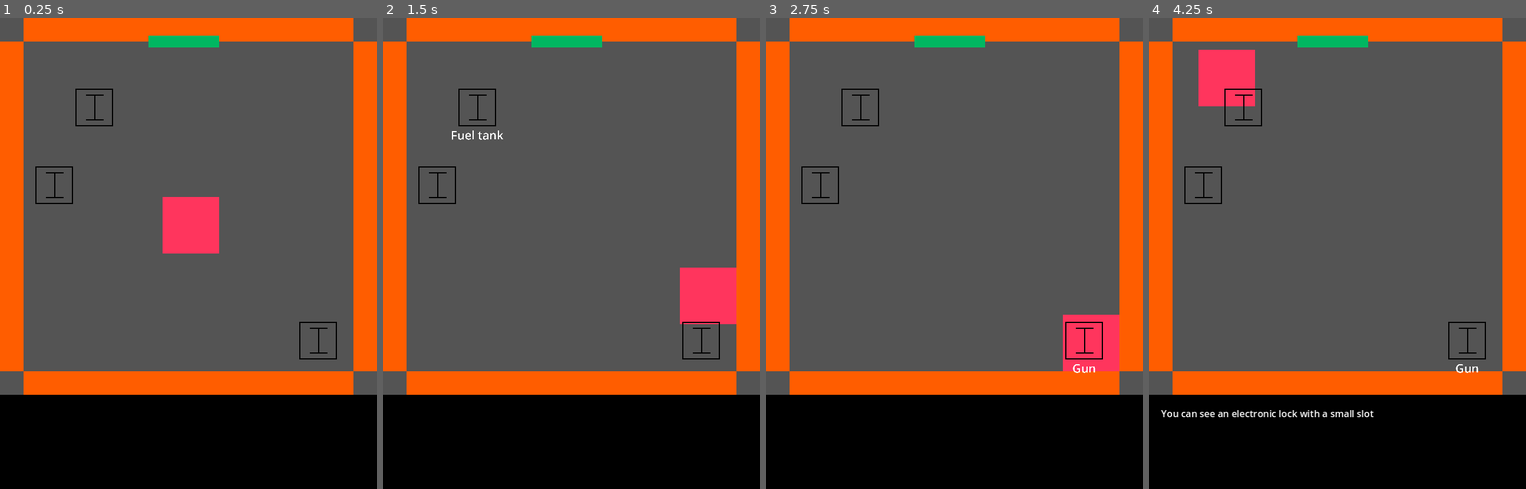
Above: before the commit, frames 1-4 (left to right).
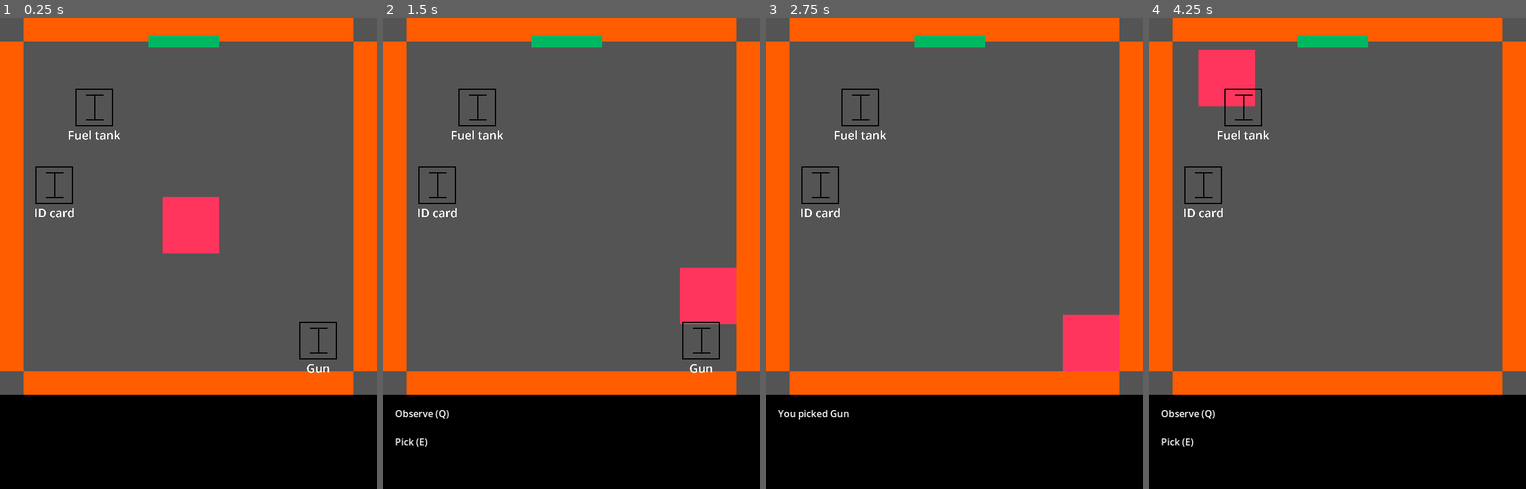
Above: after the commit, the same moments.

Repository: Kehos/ldjam54-limitedspace
Game: Godot game, scene res://scenes/Game/Game.tscn
The game is run twice, just before and just after one commit, with the same random seed, the same clock (stepped at 60 frames per second) and the same inputs.
Inputs (mouse positions are in pixels of both pictures, inside the frame that each line leads up to):
- Up to frame 1 (0.25 s): no input
- Up to frame 2 (1.5 s): tap Enter at 0.5 s; move the mouse to (435, 187) at 0.52 s; hold Right (ui_right) 0.53-1.28 s; tap E (interact) at 0.6 s; tap Q (observe) at 0.8, 1.35 s; tap Space at 1.25 s; move the mouse to (477, 107) at 1.27 s; hold Down (ui_down) from 1.28 s (still down)
- Up to frame 3 (2.75 s): tap E (interact) at 1.55, 2.1 s; tap Enter at 2 s; move the mouse to (1082, 338) at 2.02 s; release Down (ui_down) at 2.03 s; hold Right (ui_right) from 2.03 s (still down); tap Q (observe) at 2.3 s
- Up to frame 4 (4.25 s): tap Space at 2.75 s; move the mouse to (1318, 347) at 2.77 s; release Right (ui_right) at 2.78 s; hold Up (ui_up) 2.78-3.53 s; tap Q (observe) at 2.85, 3.8 s; tap E (interact) at 3.05, 3.6 s; move the mouse to (1450, 324) at 3.52 s; hold Left (ui_left) from 3.53 s (still down)

The runs differ from the first frame. In frame 1, 0.2% of the frame differs, in the area x 9-88%, y 23-76%; in frame 2, 0.3%; in frame 3, 0.5%; in frame 4, 0.9%, in the area x 3-90%, y 23-92%.

Commit message:
Pick and drop items

Diff:
--- a/scenes/Game/Game.tscn
+++ b/scenes/Game/Game.tscn
@@ -72,6 +72,15 @@
 Interact (E)"
 fit_content = true
 
+[node name="ItemActionsText" type="RichTextLabel" parent="TextsContainer/MarginContainer"]
+visible = false
+layout_mode = 2
+theme_override_font_sizes/normal_font_size = 4
+text = "Observe (Q)
+
+Pick (E)"
+fit_content = true
+
 [node name="Inventory" type="PanelContainer" parent="."]
 offset_left = 120.0
 offset_top = 160.0
@@ -124,3 +133,5 @@
 
 [connection signal="door_entered" from="Player" to="." method="_on_player_door_entered"]
 [connection signal="door_exited" from="Player" to="." method="_on_player_door_exited"]
+[connection signal="item_entered" from="Player" to="." method="_on_player_item_entered"]
+[connection signal="item_exited" from="Player" to="." method="_on_player_item_exited"]
--- a/scenes/Item/BaseItem.tscn
+++ b/scenes/Item/BaseItem.tscn
@@ -12,13 +12,14 @@
 texture = ExtResource("1_it0xu")
 script = ExtResource("2_ew5n8")
 
-[node name="Area2D" type="Area2D" parent="."]
+[node name="ItemArea" type="Area2D" parent="."]
+collision_layer = 5
+collision_mask = 5
 
-[node name="CollisionShape2D" type="CollisionShape2D" parent="Area2D"]
+[node name="CollisionShape2D" type="CollisionShape2D" parent="ItemArea"]
 shape = SubResource("RectangleShape2D_kbaw6")
 
 [node name="Label" type="Label" parent="."]
-visible = false
 offset_left = -31.0
 offset_top = 16.0
 offset_right = 94.0
@@ -29,5 +30,5 @@
 horizontal_alignment = 1
 vertical_alignment = 1
 
-[connection signal="mouse_entered" from="Area2D" to="." method="_on_area_2d_mouse_entered" flags=18]
-[connection signal="mouse_exited" from="Area2D" to="." method="_on_area_2d_mouse_exited" flags=18]
+[connection signal="mouse_entered" from="ItemArea" to="." method="_on_area_2d_mouse_entered" flags=18]
+[connection signal="mouse_exited" from="ItemArea" to="." method="_on_area_2d_mouse_exited" flags=18]
--- a/scenes/Player/Player.tscn
+++ b/scenes/Player/Player.tscn
@@ -25,7 +25,7 @@
 
 [node name="Area2D" type="Area2D" parent="."]
 collision_layer = 0
-collision_mask = 8
+collision_mask = 12
 
 [node name="CollisionShape2D" type="CollisionShape2D" parent="Area2D"]
 shape = SubResource("RectangleShape2D_u5ytk")
--- a/scripts/Constants.gd
+++ b/scripts/Constants.gd
@@ -92,7 +92,7 @@
 
 var DOOR_ACTION: Array[String] = [
 	"Wasn't that login? Of course the door opens", # GOLDEN_KEY
-	"After a precise shot, the gun jams and door opens", # GUN
+	"You walk two steps backwars. After a precise shot, the gun jams and the door opens", # GUN
 	"After removing the last nail, the crowbar breaks and now it is useless", # CROWBAR
 	"You spend some time with the lockpicks, but in the end the door opens", # LOCKPICK
 	"You stick the explosive to the adhesive and stay away. There is a surprisingly small explosion and the door opens", # EXPLOSIVE
@@ -110,3 +110,4 @@
 
 # Area element names
 var DOOR_AREA_NAME: String = "DoorArea"
+var ITEM_AREA_NAME: String = "ItemArea"
--- a/scripts/Game/Game.gd
+++ b/scripts/Game/Game.gd
@@ -2,8 +2,9 @@
 
 @export var itemScene: PackedScene
 
+@onready var textContent: RichTextLabel = $TextsContainer/MarginContainer/CurrentActionText
 @onready var doorActions: RichTextLabel = $TextsContainer/MarginContainer/DoorActionsText
-@onready var textContent: RichTextLabel = $TextsContainer/MarginContainer/CurrentActionText
+@onready var itemActions: RichTextLabel = $TextsContainer/MarginContainer/ItemActionsText
 
 # Game properties
 var roomDoors = []
@@ -21,11 +22,14 @@
 # Door properties
 var doorInteractable = false
 var continueText = "Press (E) to continue"
+var doorIsOpen = false
 
 # Items propeties
 @onready var itemSpawns = $ItemSpawns.get_children()
 var spawnPointStatus = []
 @onready var itemsContainer: Node = $Items
+var itemHoveredId = -1
+var itemInteractable = false
 
 var rng = RandomNumberGenerator.new()
 
@@ -40,12 +44,18 @@
 		if Input.is_action_just_pressed("interact"):
 			interact_door()
 
+	if itemInteractable:
+		if Input.is_action_just_pressed("observe"):
+			observe_item()
+		if Input.is_action_just_pressed("interact"):
+			pick_item()
+
 func get_dungeon_properties():
 	$"/root/GameBuilder".build_game_rooms()
 	roomDoors = $"/root/GameBuilder".get_rooms()
 	roomItems = $"/root/GameBuilder".get_room_items()
 	for i in itemSpawns:
-		spawnPointStatus.append(false)
+		spawnPointStatus.append(-1)
 
 func set_current_room_properties():
 	currentRoomID = roomDoors[currentRoom]
@@ -55,7 +65,7 @@
 func spawn_items():
 	# Clean spawn points
 	for i in range(0, spawnPointStatus.size()):
-		spawnPointStatus[i] = false
+		spawnPointStatus[i] = -1
 
 	# Delete all remaining items
 	for item in itemsContainer.get_children():
@@ -70,36 +80,19 @@
 
 		# Assign items to random spawn points
 		var randomSpawnPoint = rng.randi_range(0, itemSpawns.size() - 1)
-		while spawnPointStatus[randomSpawnPoint]:
+		while spawnPointStatus[randomSpawnPoint] > -1:
 			randomSpawnPoint = rng.randi_range(0, itemSpawns.size() - 1)
-		spawnPointStatus[randomSpawnPoint] = true
+		spawnPointStatus[randomSpawnPoint] = i
 		item.position = Vector2(itemSpawns[randomSpawnPoint].position)
 
 func discard_item():
 	itemInHand = ""
 
-func _on_canvas_layer_item_picked(item):
-	if itemInHand:
-		$GameUI.drop_item(itemInHand)
-	itemInHand = item
-
-func _on_open_door_button_pressed():
-	if itemInHand == currentRoomID:
-		discard_item()
-		$GameUI/OpenDoorButton.hide()
-		if currentRoom != maxRoom:
-			$GameUI/NextRoomButton.show()
-
-func _on_next_room_button_pressed():
-	currentRoom += 1
-	set_current_room_properties()
-	$GameUI/NextRoomButton.hide()
-	$GameUI/OpenDoorButton.show()
-
 # Door
 func _on_player_door_entered():
 	doorInteractable = true
 	textContent.hide()
+	itemActions.hide()
 	doorActions.show()
 
 func _on_player_door_exited():
@@ -117,6 +110,47 @@
 		textContent.text = "You need something to interact with the door"
 	elif itemInHand == currentRoomID:
 		textContent.text = Constants.DOOR_ACTION[currentRoomID]
+		doorIsOpen = true
 	else:
 		textContent.text = "This does not work here"
 	textContent.show()
+
+# Item
+func _on_player_item_entered(id):
+	itemHoveredId = id
+	itemInteractable = true
+	textContent.hide()
+	doorActions.hide()
+	itemActions.show()
+
+func _on_player_item_exited():
+	itemHoveredId = -1
+	itemInteractable = false
+	itemActions.hide()
+
+func observe_item():
+	itemActions.hide()
+	textContent.text = Constants.ITEM_DESCRIPTION[itemHoveredId]
+	textContent.show()
+
+func pick_item():
+	itemActions.hide()
+
+	# Remove item and drop if had one in hand
+	remove_item()
+
+	# Pick item
+	itemInHand = itemHoveredId
+	itemHoveredId = -1
+	itemInteractable = false
+	textContent.show()
+	textContent.text = str("You picked ", Constants.ITEM_NAMES[itemInHand])
+
+func remove_item():
+	for i in itemsContainer.get_children():
+		if i.item_index == itemHoveredId:
+			if itemInHand > -1:
+				i.item_index = itemInHand
+				print(str("You dropped ", Constants.ITEM_NAMES[i.item_index]))
+			else:
+				i.hide()
--- a/scripts/Item/Item.gd
+++ b/scripts/Item/Item.gd
@@ -1,20 +1,6 @@
 extends Sprite2D
-
-signal show_description(description)
 
 @export var item_index: int
 
-var itemName = ""
-var itemDescription = ""
-
 func _ready():
-	itemName = Constants.ITEM_NAMES[item_index]
-	itemDescription = Constants.ITEM_DESCRIPTION[item_index]
 	$Label.text = Constants.ITEM_NAMES[item_index]
-
-func _on_area_2d_mouse_entered():
-	$Label.show()
-	show_description.emit(itemDescription)
-
-func _on_area_2d_mouse_exited():
-	$Label.hide()
--- a/scripts/Player/Player.gd
+++ b/scripts/Player/Player.gd
@@ -2,6 +2,8 @@
 
 signal door_entered
 signal door_exited
+signal item_entered
+signal item_exited
 
 const SPEED = 150.0
 
@@ -13,7 +15,12 @@
 func _on_area_2d_area_entered(area):
 	if area.name == Constants.DOOR_AREA_NAME:
 		door_entered.emit()
+	if area.name == Constants.ITEM_AREA_NAME:
+		item_entered.emit(area.get_parent().item_index)
 
 func _on_area_2d_area_exited(area):
+	print("Exits area: ", area.name)
 	if area.name == Constants.DOOR_AREA_NAME:
 		door_exited.emit()
+	if area.name == Constants.ITEM_AREA_NAME:
+		item_exited.emit()
